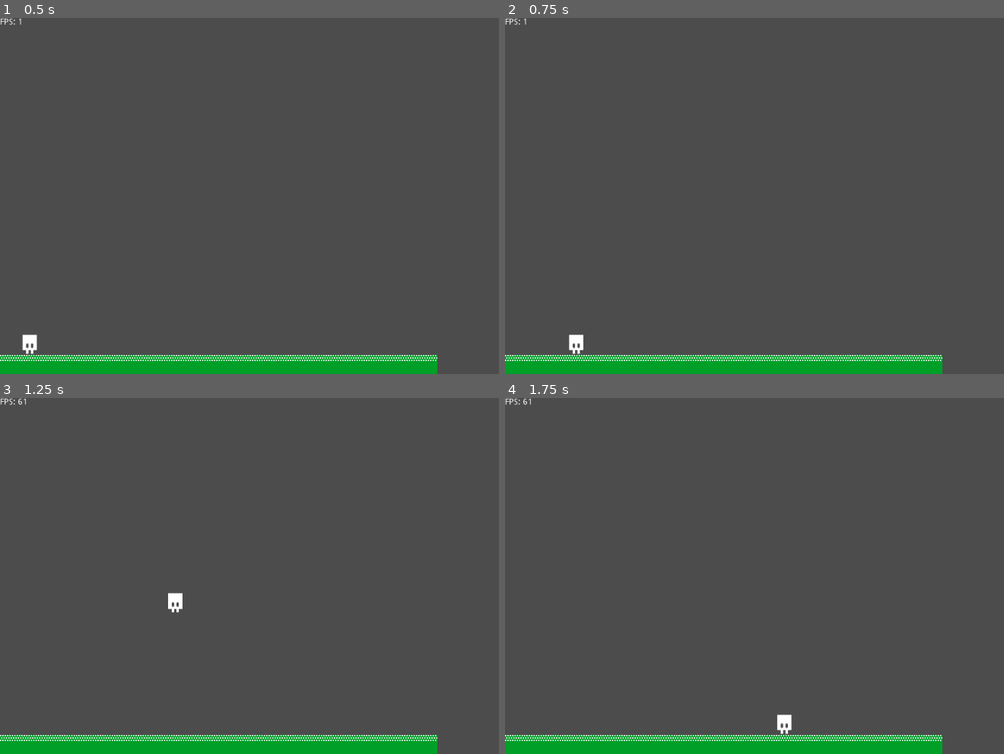
Above: before the commit, frames 1-4 (two rows, left to right).
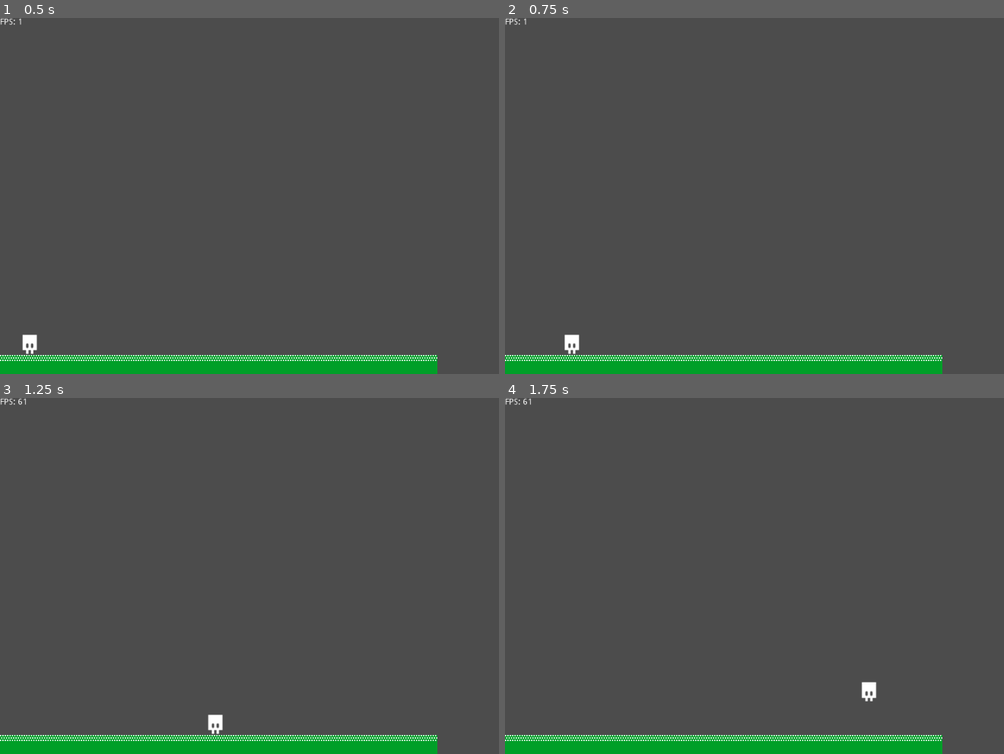
Above: after the commit, the same moments.

Repository: o-Fred-o/Game-mechanic
Game: Godot game, scene res://walking/Walking.tscn
The game is run twice, just before and just after one commit, with the same random seed, the same clock (stepped at 60 frames per second) and the same inputs.
Inputs:
- Up to frame 1 (0.5 s): no input
- Up to frame 2 (0.75 s): tap Enter at 0.5 s; hold Right (ui_right) from 0.53 s (still down)
- Up to frame 3 (1.25 s): keep holding Right (ui_right); tap Space (ui_select) at 0.77 s
- Up to frame 4 (1.75 s): keep holding Right (ui_right); tap Space (ui_select) at 1.52 s

Frame 1 is identical in both runs. In frame 2, 0.1% of the frame differs, in the area x 11-16%, y 88-95%; in frame 3, 0.3%, in the area x 33-45%, y 54-95%; in frame 4, 0.3%.

Commit message:
Add acceleration and drag

Diff:
--- a/walking/Player.gd
+++ b/walking/Player.gd
@@ -1,23 +1,42 @@
 extends KinematicBody2D
 
-var run_speed = 350
-var jump_speed = -1000
+#Add acceleration to the movement
+export var acceleration = true
+#Add drag after key release
+export var drag = true
+#Allow the player to use jump button
+export var jumping = true
+
+var max_speed = 500
+var accel_speed = 50
+var jump_speed = -500
 var gravity = 2500
 
 var velocity = Vector2()
 
 func get_input():
-    velocity.x = 0
+
     var right = Input.is_action_pressed('ui_right')
     var left = Input.is_action_pressed('ui_left')
     var jump = Input.is_action_just_pressed('ui_select')
 
-    if is_on_floor() and jump:
+    if !acceleration:
+        velocity.x = 0
+        accel_speed=max_speed
+
+    if is_on_floor() and jump and jumping:
         velocity.y = jump_speed
+
     if right:
-        velocity.x += run_speed
-    if left:
-        velocity.x -= run_speed
+        velocity.x += accel_speed
+        if velocity.x>max_speed: velocity.x =max_speed
+    elif left:
+        velocity.x -= accel_speed
+        if velocity.x<-max_speed: velocity.x =-max_speed
+    else:
+         if !drag: velocity.x=0
+         if velocity.x>0: velocity.x -= accel_speed
+         if velocity.x<0: velocity.x += accel_speed
 
 func _physics_process(delta):
     velocity.y += gravity * delta
Not shown, changed: readme.md
